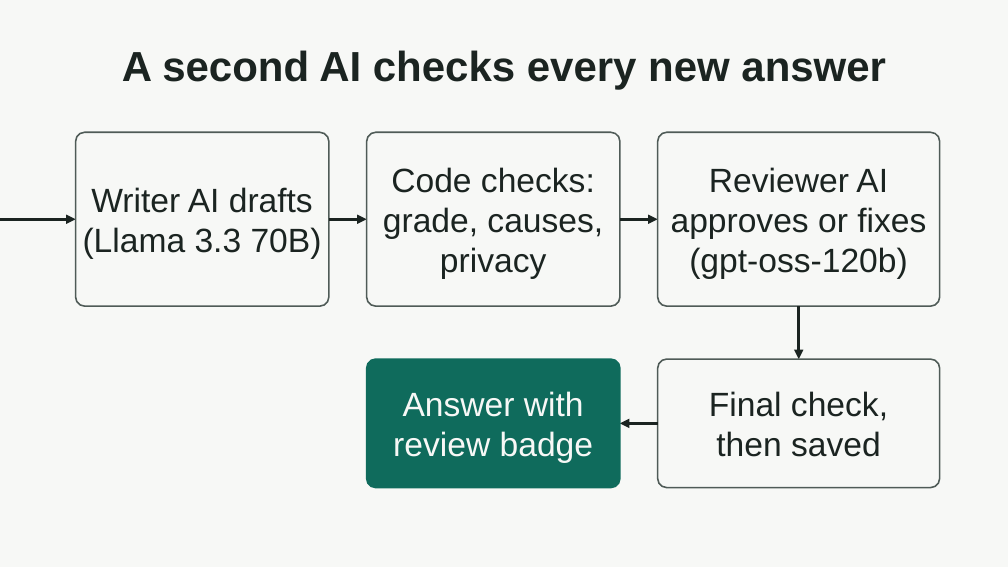
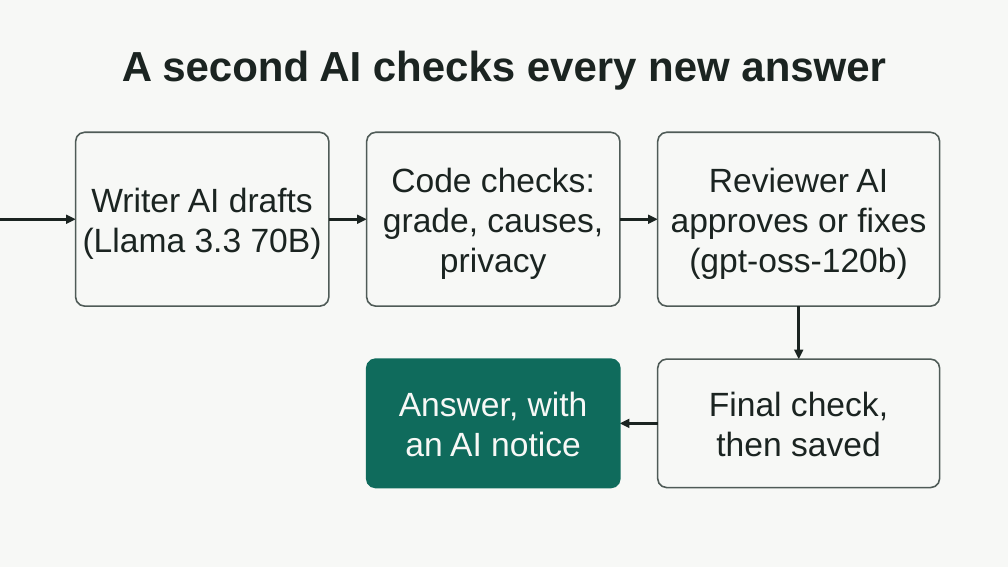
Before and after one commit to kimtastico/Applied-Agentic-Healthcare-Demo, a slide deck: slide 4 of presentation/plainly-deck.pptx. Drawn at 1008x567 pixels with LibreOffice and Linux fonts; fonts in the diff are those of the drawing. Boxes give left, top, right and bottom in pixels: in the first picture for what was removed or moved away, otherwise in the second. Text is boxed around its words. In the diff, an @@ line names an element or a change of style, - is before the commit and + after.

```diff
--- a/presentation/plainly-deck.pptx
+++ b/presentation/plainly-deck.pptx
@@ text in rounded rectangle at box(399, 391, 588, 457): text changed @@
-Answer with review badge
+Answer, with
+an AI notice
```
Also in this commit, not shown: 11 other files.
